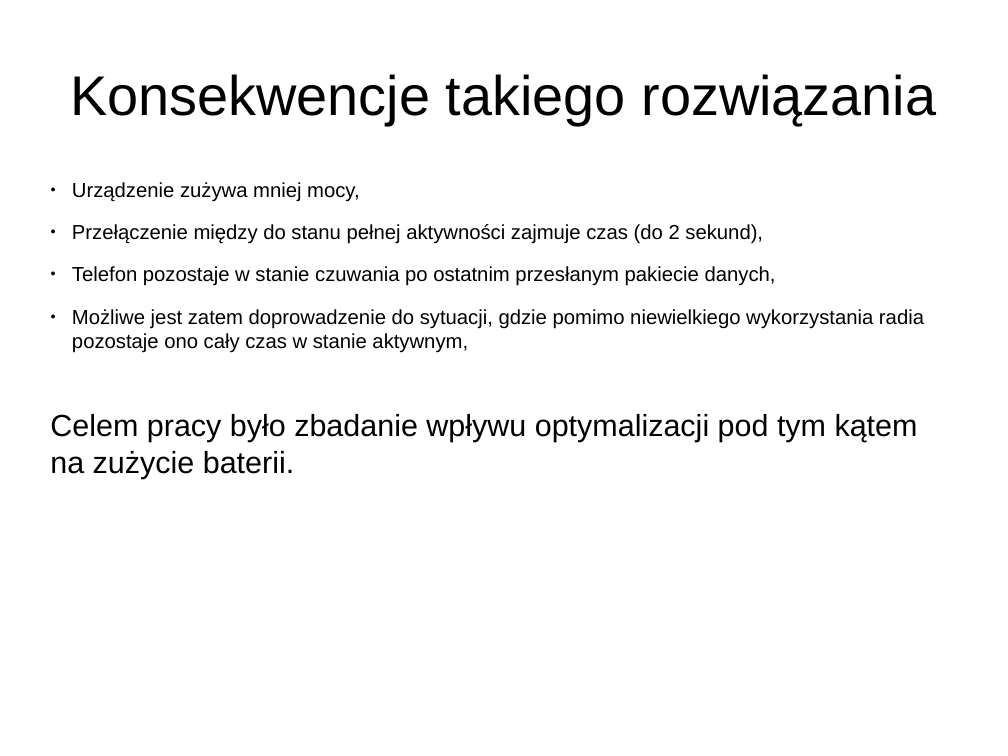
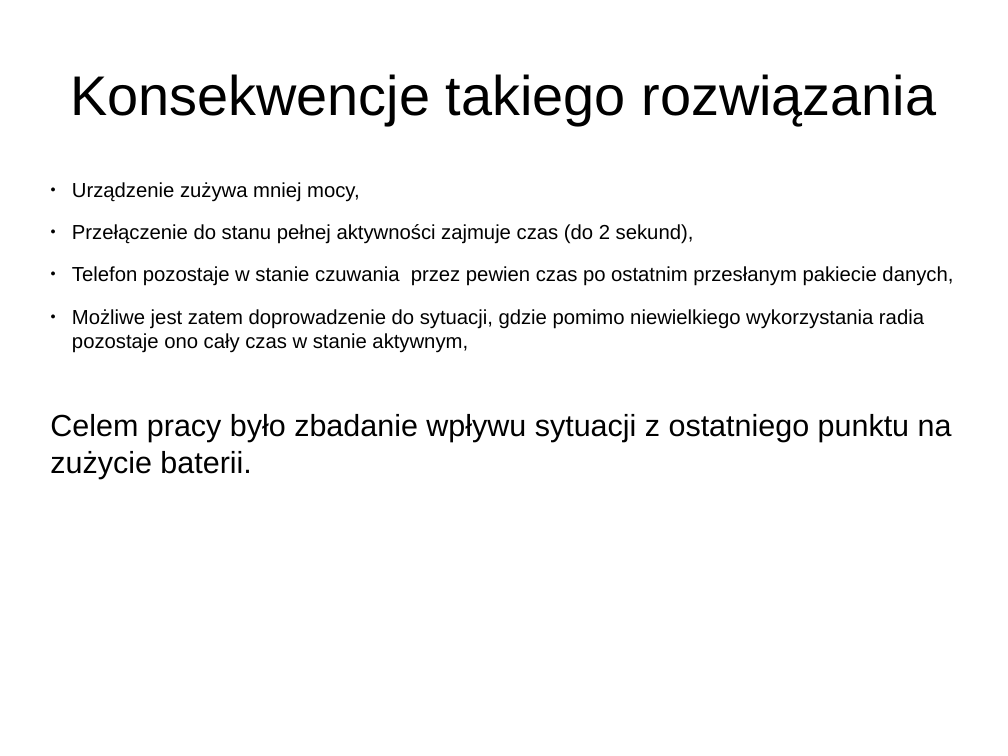
Before and after one commit to aksinghdce/master-thesis, a slide deck: slide 4 of prezentacja.odp. Drawn at 1008x756 pixels with LibreOffice and Linux fonts; fonts in the diff are those of the drawing. Boxes give left, top, right and bottom in pixels: in the first picture for what was removed or moved away, otherwise in the second. Text is boxed around its words. In the diff, an @@ line names an element or a change of style, - is before the commit and + after.

```diff
--- a/prezentacja.odp
+++ b/prezentacja.odp
@@ text at (72, 224, 953, 286): text changed @@
-● Przełączenie między do stanu pełnej aktywności zajmuje czas (do 2 sekund),
-● Telefon pozostaje w stanie czuwania po ostatnim przesłanym pakiecie danych,
+● Przełączenie do stanu pełnej aktywności zajmuje czas (do 2 sekund),
+● Telefon pozostaje w stanie czuwania przez pewien czas po ostatnim przesłanym pakiecie danych,
@@ text at (50, 414, 952, 478): text changed @@
-Celem pracy było zbadanie wpływu optymalizacji pod tym kątem na zużycie baterii.
+Celem pracy było zbadanie wpływu sytuacji z ostatniego punktu na zużycie baterii.
```
Also in this commit, not shown: 8 other slides changed.
